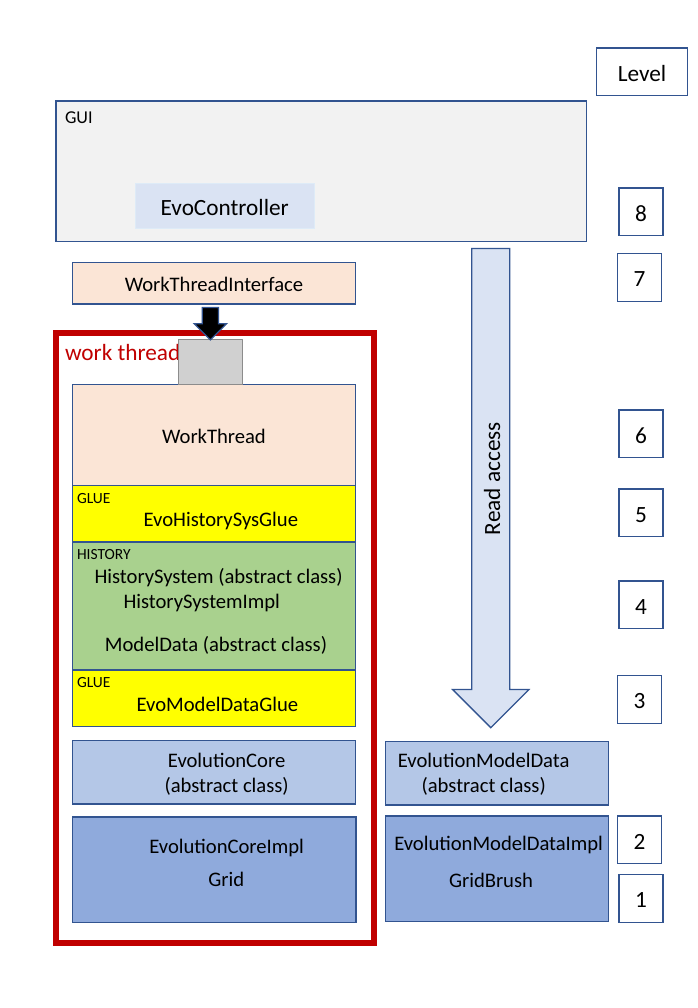
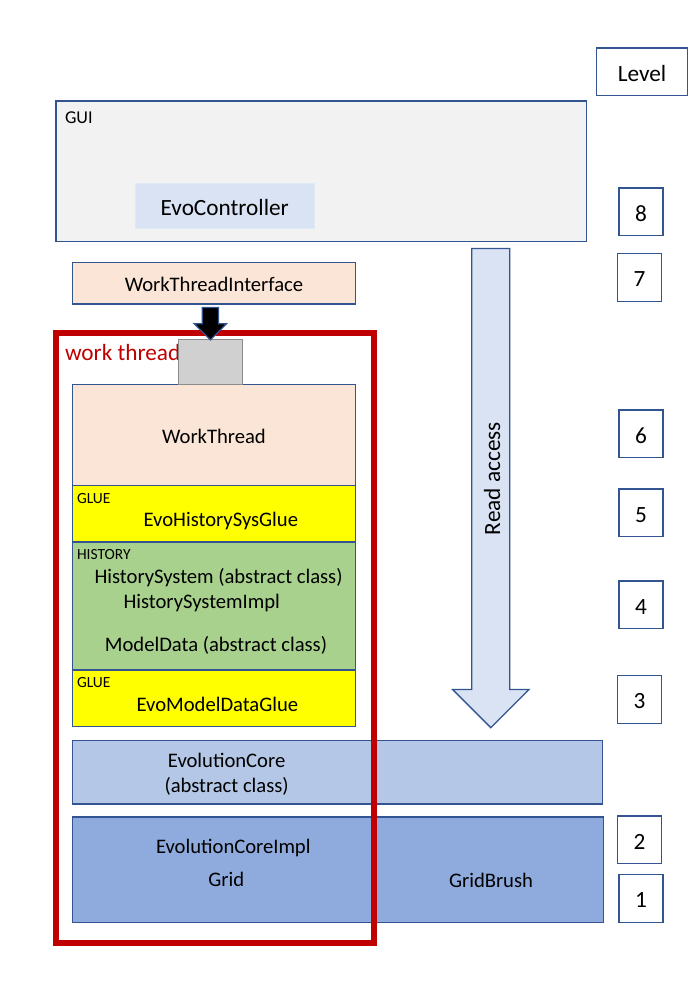
Before and after one commit to pk1954/solutions, a slide deck: slide 1 of Evolution_Architecture.pptx. Drawn at 698x1008 pixels with LibreOffice and Linux fonts; fonts in the diff are those of the drawing; grey boxes stand for pictures. Boxes give left, top, right and bottom in pixels: in the first picture for what was removed or moved away, otherwise in the second. Text is boxed around its words. In the diff, an @@ line names an element or a change of style, - is before the commit and + after.

```diff
--- a/Evolution_Architecture.pptx
+++ b/Evolution_Architecture.pptx
@@ rectangle: place and size @@
-rectangle at (73, 741, 356, 804)
+rectangle at (73, 741, 602, 804)
@@ rectangle removed at (385, 742, 609, 805) @@
@@ text removed at (398, 752, 569, 795) @@
-EvolutionModelData (abstract class)
@@ rectangle: place and size @@
-rectangle at (73, 817, 356, 923)
+rectangle at (73, 817, 603, 923)
@@ text "EvolutionCoreImpl": place and size @@
-text "EvolutionCoreImpl" at (149, 838, 303, 857)
+text "EvolutionCoreImpl" at (156, 838, 310, 857)
@@ rectangle removed at (385, 816, 609, 922) @@
@@ text removed at (394, 835, 603, 854) @@
-EvolutionModelDataImpl
```
Also in this commit, not shown: 2 other files.
